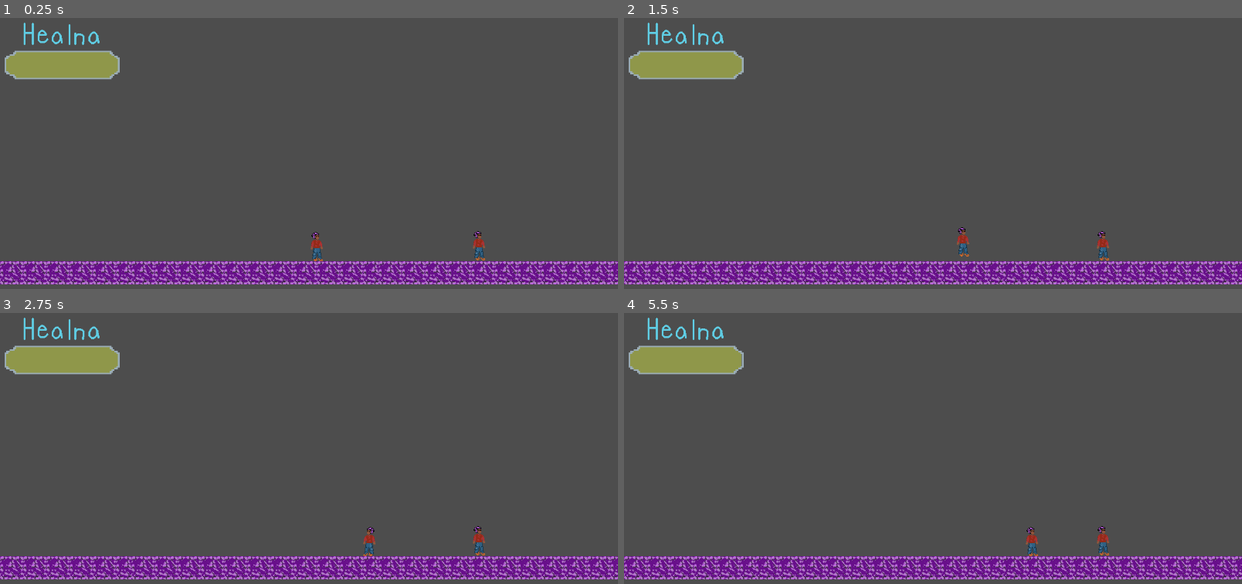
Above: before the commit, frames 1-4 (two rows, left to right).
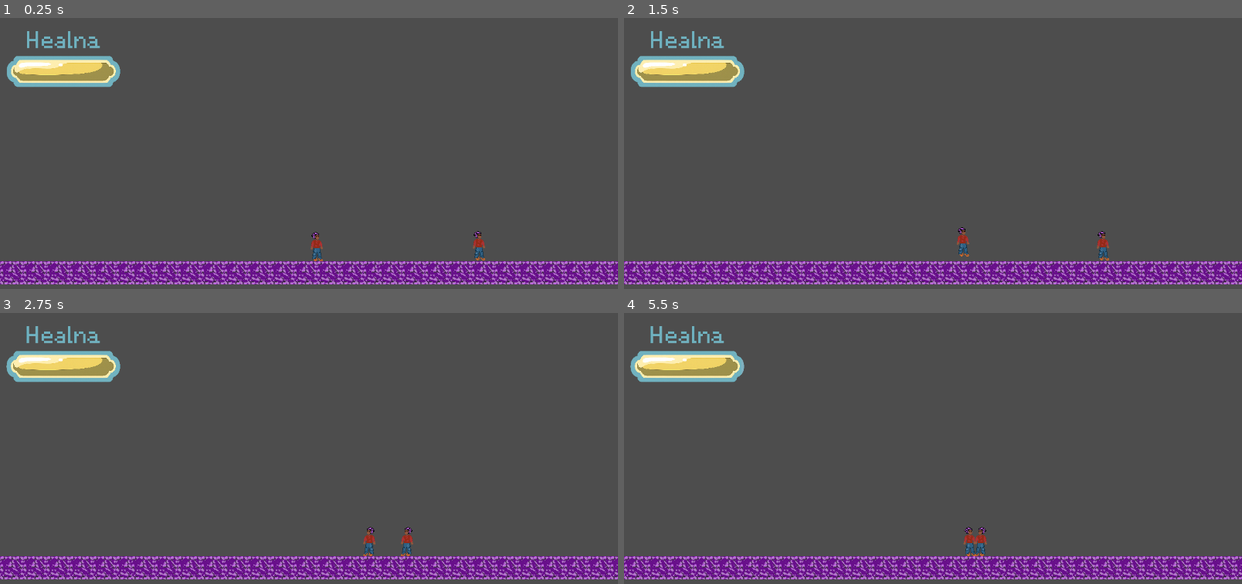
Above: after the commit, the same moments.

Repository: bigolEdawg/MudFlapGame
Game: Godot game, scene res://Scenes/main.tscn
The game is run twice, just before and just after one commit, with the same random seed, the same clock (stepped at 60 frames per second) and the same inputs.
Inputs:
- Up to frame 1 (0.25 s): no input
- Up to frame 2 (1.5 s): tap Enter at 0.5 s; hold Right (move_right) from 0.53 s (still down); tap Up (jump) at 0.77 s
- Up to frame 3 (2.75 s): tap Up (jump) at 1.52 s; release Right (move_right) at 2.03 s; hold Left (move_left) from 2.03 s (still down)
- Up to frame 4 (5.5 s): release Left (move_left) at 2.78 s; hold Right (move_right) 2.78-4.28 s; tap Up (jump) at 3.02, 3.77, 4.52 s; hold Left (move_left) 4.28-5.03 s; hold Right (move_right) from 5.03 s (still down)

The runs differ from the first frame. In frame 1, 2.6% of the frame differs, in the area x 0-20%, y 1-26%; in frame 2, 2.6%; in frame 3, 2.9%; in frame 4, 3.2%, in the area x 0-79%, y 1-90%.

Commit message:
Updated Sprite
Updated sprite look and feel

Diff:
--- a/Scenes/enemy.tscn
+++ b/Scenes/enemy.tscn
@@ -19,7 +19,7 @@
 height = 60.0
 
 [sub_resource type="RectangleShape2D" id="RectangleShape2D_1f0kj"]
-size = Vector2(200, 20)
+size = Vector2(540, 120)
 
 [node name="Enemy" type="CharacterBody2D"]
 script = ExtResource("1_1f0kj")
@@ -34,6 +34,7 @@
 [node name="Area2D" type="Area2D" parent="."]
 
 [node name="CollisionShape2D" type="CollisionShape2D" parent="Area2D"]
+position = Vector2(0, -28)
 shape = SubResource("RectangleShape2D_1f0kj")
 
 [connection signal="body_entered" from="Area2D" to="." method="_on_area_2d_body_entered"]
--- a/Scenes/health.tscn
+++ b/Scenes/health.tscn
@@ -1,7 +1,7 @@
 [gd_scene load_steps=4 format=3 uid="uid://b4j6nfpm3jvax"]
 
-[ext_resource type="Texture2D" uid="uid://cjfbht8m5iv7k" path="res://art/healna_bar.png" id="1_aswr4"]
-[ext_resource type="Texture2D" uid="uid://c638f7rwsx3wn" path="res://art/healna_bar_empty.png" id="2_s36ud"]
+[ext_resource type="Texture2D" uid="uid://cchm1tsor5krt" path="res://art/healna2_empty.png" id="1_s36ud"]
+[ext_resource type="Texture2D" uid="uid://c2r3dsdajn42q" path="res://art/healna2.png" id="2_jb86c"]
 [ext_resource type="Script" uid="uid://cu6rpww4dl5me" path="res://Scenes/texture_progress_bar.gd" id="3_s36ud"]
 
 [node name="healna" type="Node2D"]
@@ -10,6 +10,6 @@
 texture_filter = 1
 offset_right = 40.0
 offset_bottom = 40.0
-texture_under = ExtResource("2_s36ud")
-texture_progress = ExtResource("1_aswr4")
+texture_under = ExtResource("1_s36ud")
+texture_progress = ExtResource("2_jb86c")
 script = ExtResource("3_s36ud")
--- a/Scenes/main.tscn
+++ b/Scenes/main.tscn
@@ -22,6 +22,7 @@
 position = Vector2(1024, 512)
 
 [node name="healna" parent="." instance=ExtResource("3_8gbba")]
+scale = Vector2(0.25, 0.25)
 
 [node name="HealnaTimer" type="Timer" parent="."]
 autostart = true
Binary file added: art/healna2.png
Not shown, added: art/healna2.png.import
Binary file added: art/healna2_empty.png
Not shown, added: art/healna2_empty.png.import
Binary file added: art/mudflap_punch.png
Not shown, added: art/mudflap_punch.png.import
